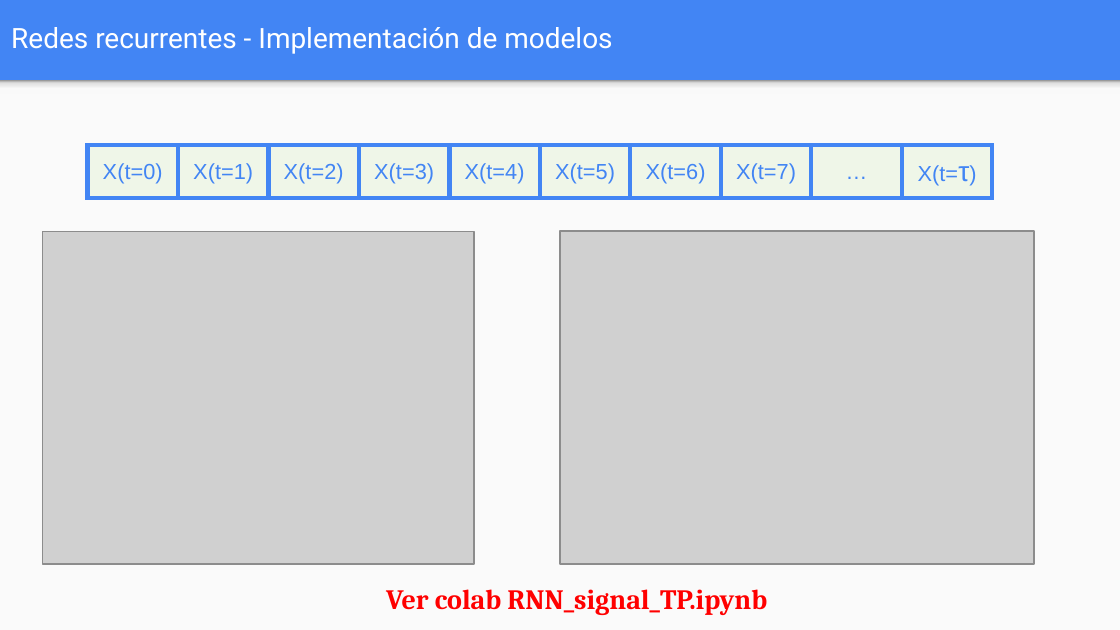
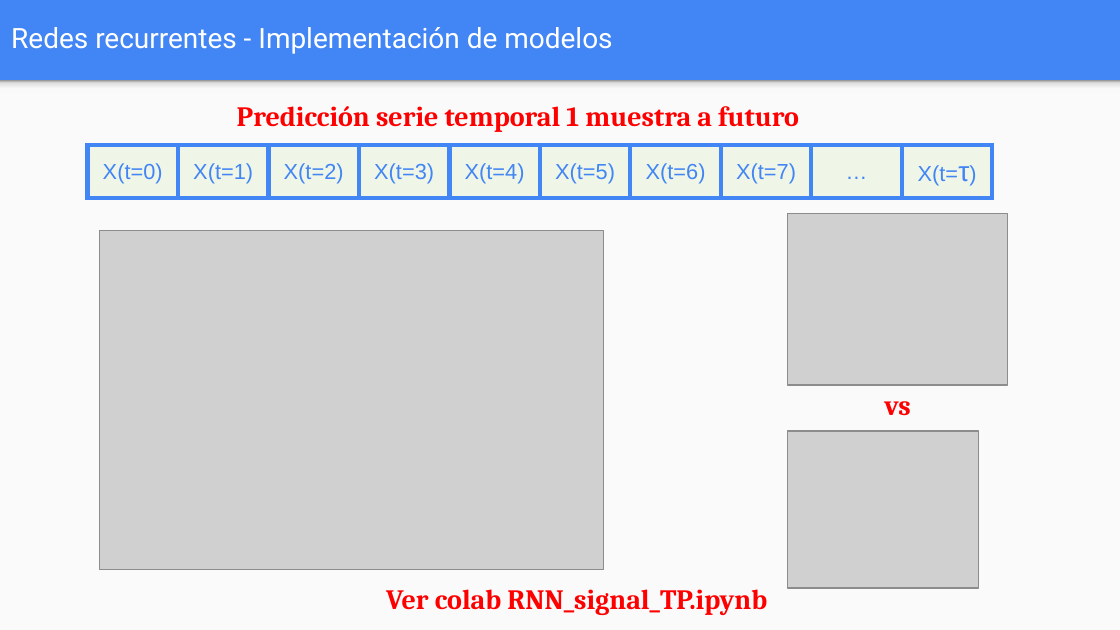
Before and after one commit to FIUBA-Posgrado-Inteligencia-Artificial/aprendizaje_profundo, a slide deck: slide 26 of clase_6/teoria/Clase_6.pptx. Drawn at 1120x630 pixels with LibreOffice and Linux fonts; fonts in the diff are those of the drawing; grey boxes stand for pictures. Boxes give left, top, right and bottom in pixels: in the first picture for what was removed or moved away, otherwise in the second. Text is boxed around its words. In the diff, an @@ line names an element or a change of style, - is before the commit and + after.

```diff
--- a/clase_6/teoria/Clase_6.pptx
+++ b/clase_6/teoria/Clase_6.pptx
@@ text added at [237, 106, 799, 132], 18 pt, text #FF0000, bold @@
+Predicción serie temporal 1 muestra a futuro
@@ picture added at [100, 231, 604, 570] @@
@@ picture: place and size @@
-picture at [560, 231, 1034, 563]
+picture at [787, 214, 1007, 385]
@@ text added at [884, 401, 910, 416], 18 pt, text #FF0000, bold @@
+vs
@@ picture: place and size @@
-picture at [43, 232, 474, 564]
+picture at [787, 431, 978, 588]
```
Also in this commit, not shown: 3 other slides changed, 6 slides added, 6 other files.
